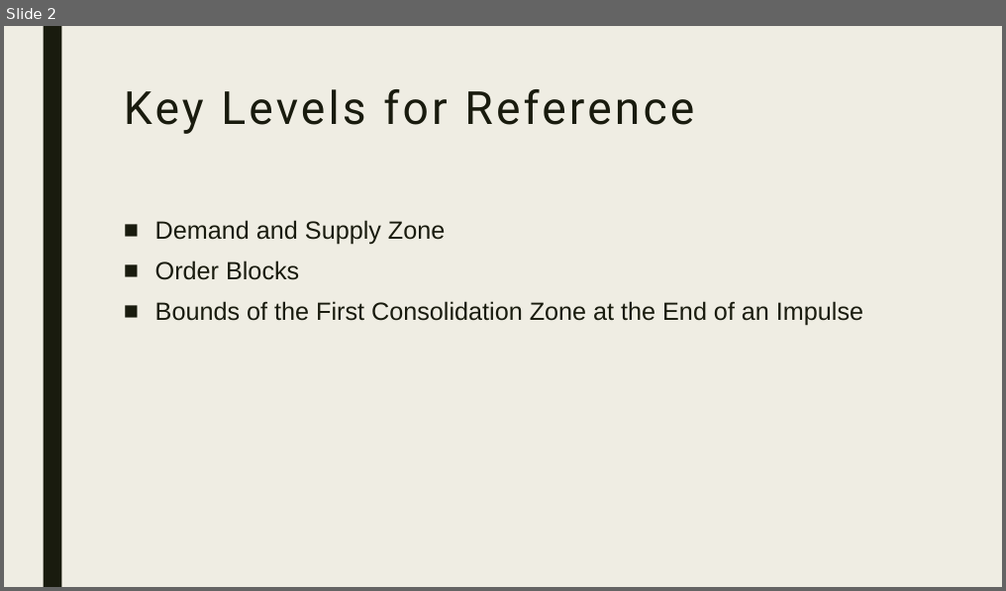
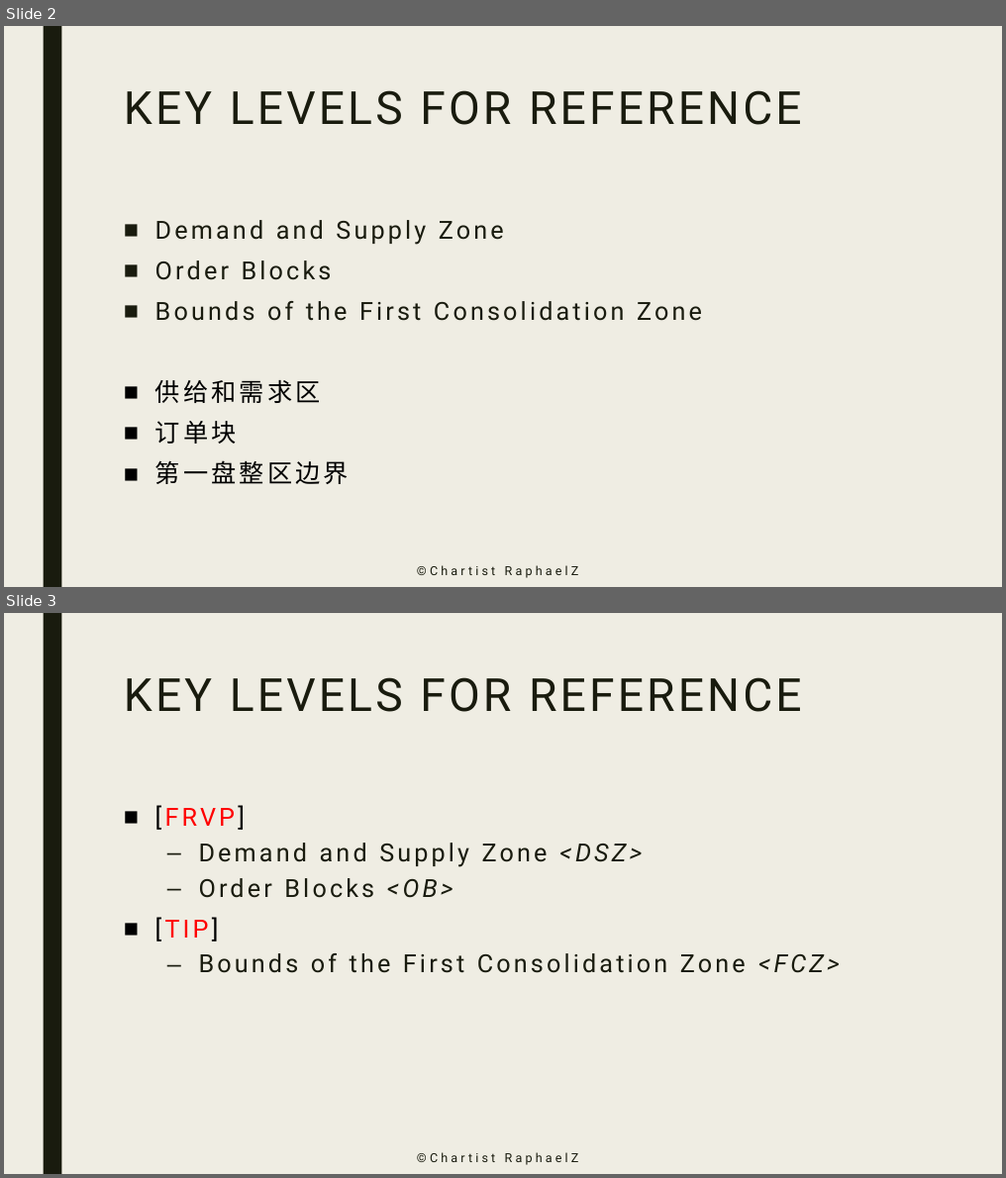
Before and after one commit to zhuzp98/ChartistRaphaelZ, a slide deck: Slides/Key Levels - Plan and Execution.pptx. Shown one above the other, each under a label of ours: slide 2 before the commit, slides 2 and 3 after it. The pictures are 1006x591 and 1006x1178 pixels, drawn with LibreOffice and Linux fonts; fonts in the diff are those of the drawing. Boxes give left, top, right and bottom in pixels: in the first picture for what was removed or moved away, otherwise in the second. Text is boxed around its words. In the diff, an @@ line names an element or a change of style, - is before the commit and + after.

```diff
--- a/Slides/Key Levels - Plan and Execution.pptx
+++ b/Slides/Key Levels - Plan and Execution.pptx
@@ slide 3 added at (4,613,1002,1174), background #EFEDE3; not listed: 1 template element that a slide beside it also shows @@
@@ title added at (124,677,802,712), 44 pt, text #191B0E @@
+KEY LEVELS FOR REFERENCE
@@ text added at (155,805,840,973), 24 pt, text #191B0E @@
+■ [FRVP]
+  – Demand and Supply Zone <DSZ>
+  – Order Blocks <OB>
+■ [TIP]
+  – Bounds of the First Consolidation Zone <FCZ>
@@ text added at (241,1142,754,1174), 12 pt, text #191B0E @@
+©️Chartist RaphaelZ
@@ slide 2 changed as well @@
@@ title at (124,90,802,125): text changed @@
-Key Levels for Reference
+KEY LEVELS FOR REFERENCE
@@ text at (155,220,504,280): font Arial to Roboto, letter spacing 0 to 3 pt in "Demand and Supply Zone", "Order Blocks" @@
@@ text at (155,301,702,484): text changed; font Arial to Roboto @@
-■ Bounds of the First Consolidation Zone at the End of an Impulse
+■ Bounds of the First Consolidation Zone
+■ 供给和需求区
+■ 订单块
+■ 第一盘整区边界
@@ text added at (241,555,754,587), 12 pt, text #191B0E @@
+©️Chartist RaphaelZ
```
Also in this commit, not shown: 2 other slides changed, 8 other slides added, 4 other files.
